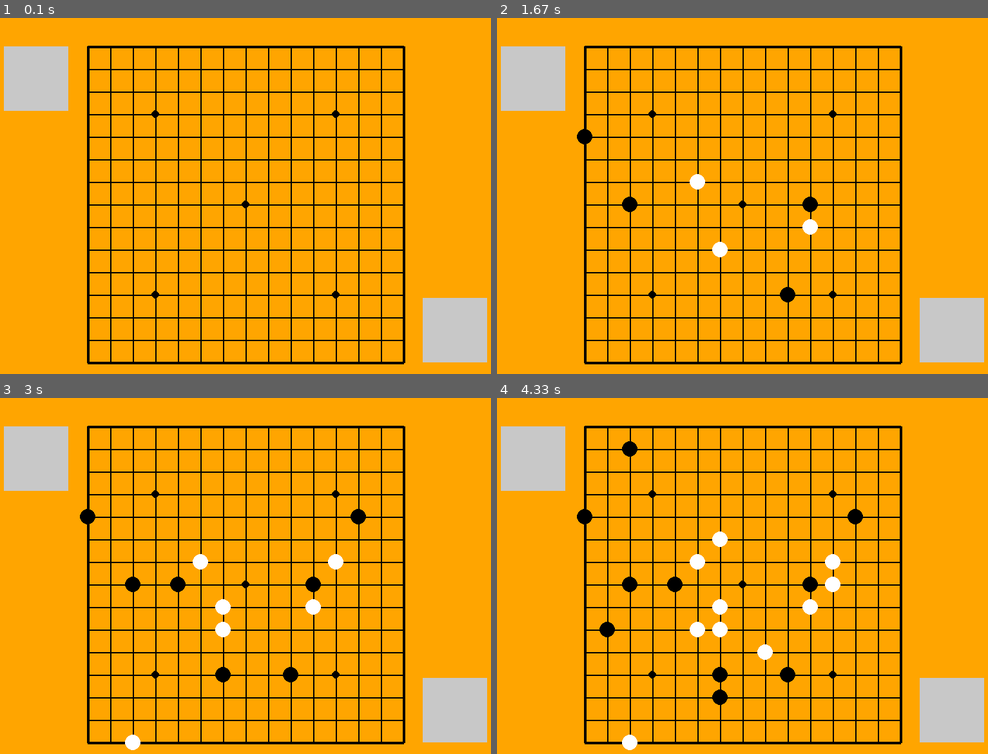
Above: before the commit, frames 1-4 (two rows, left to right).
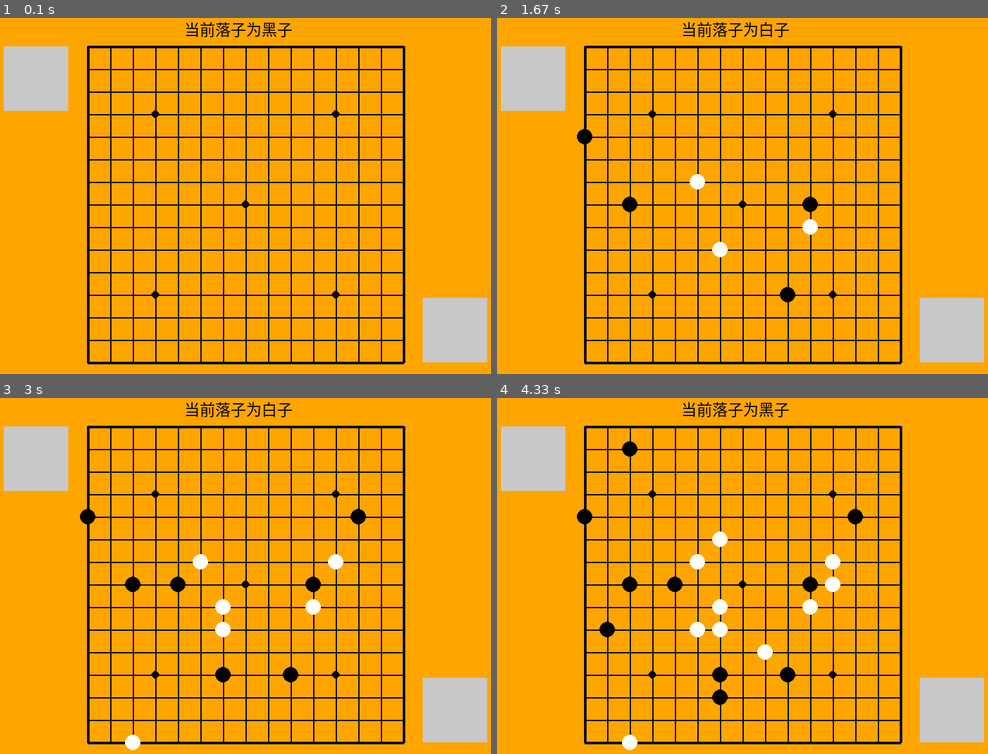
Above: after the commit, the same moments.

Repository: seancheng33/PygameProject
Game: pygame game, started from gobang/gobang.py
Two runs of this game, one before a commit and one after it. Both use one fixed random seed, a clock stepped at 60 frames per second and the inputs below.
Inputs (mouse positions are in pixels of both pictures, inside the frame that each line leads up to):
- Up to frame 1 (0.1 s): no input
- Up to frame 2 (1.67 s): press the mouse at (619, 206) at 0.37 s; move the mouse to (708, 249) at 0.47 s; release the mouse at (796, 288) at 0.6 s; click (796, 231) at 0.72 s; press the mouse at (796, 231) at 1.03 s; move the mouse to (801, 210) at 1.13 s; release the mouse at (811, 192) at 1.27 s; press the mouse at (796, 231) at 1.37 s; move the mouse to (693, 185) at 1.47 s; release the mouse at (590, 142) at 1.6 s
- Up to frame 3 (3 s): press the mouse at (299, 611) at 1.7 s; move the mouse to (328, 565) at 1.8 s; release the mouse at (358, 515) at 1.93 s; press the mouse at (299, 611) at 2.03 s; move the mouse to (211, 600) at 2.13 s; release the mouse at (127, 586) at 2.27 s; press the mouse at (299, 611) at 2.37 s; move the mouse to (211, 672) at 2.47 s; release the mouse at (127, 729) at 2.6 s; press the mouse at (299, 611) at 2.7 s; move the mouse to (181, 579) at 2.8 s; release the mouse at (58, 543) at 2.93 s
- Up to frame 4 (4.33 s): press the mouse at (796, 611) at 3.03 s; move the mouse to (703, 615) at 3.13 s; release the mouse at (609, 622) at 3.27 s; press the mouse at (796, 611) at 3.37 s; move the mouse to (757, 657) at 3.47 s; release the mouse at (713, 704) at 3.6 s; press the mouse at (796, 611) at 3.7 s; move the mouse to (713, 526) at 3.8 s; release the mouse at (629, 440) at 3.93 s; press the mouse at (796, 611) at 4.03 s; move the mouse to (816, 600) at 4.13 s; release the mouse at (835, 590) at 4.27 s

The runs differ from the first frame. In frame 1, 0.3% of the frame differs, in the area x 37-60%, y 1-6%; in frame 2, 0.3%; in frame 3, 0.3%; in frame 4, 0.3%.

Commit message:
添加落子提示

Diff:
--- a/gobang/gobang.py
+++ b/gobang/gobang.py
@@ -18,6 +18,8 @@
 ROW = 15
 COL = 15
 
+FONTPATH = 'c:/windows/Fonts/SimHei.ttf'
+
 
 def ai_scan(chess_array, row, col):
     # 扫描最后落子的位置开始，向8个方向查询，得到形状，然后根据这个情况判断分值。分值高则落子优先级高
@@ -26,7 +28,6 @@
     # for i in range(5):
     #     if chess_array[row + i][col] == chess:
     #         pass
-
 
     return row, col
 
@@ -67,6 +68,11 @@
     pygame.draw.rect(screen, GRAY, (670, 445, 100, 100))
 
 
+def judge():
+    # 使用递归来判断棋子是否连成一线
+    pass
+
+
 def game_win(chess_array, row, col):
     # 先获取目前下的棋子位置，然后再判断四个可能有连成一线的方向，如果有一个方向达成5颗棋子或以上的目标，就报游戏胜利。
     chess = chess_array[row][col]
@@ -76,9 +82,9 @@
     for i in range(5):
         # 需要控制下标越界的问题
         if (col + i) < 15 and chess_array[row][col + i] == chess:
-                chess_count += 1
+            chess_count += 1
         if (col - i) > -1 and chess_array[row][col - i] == chess:
-                chess_count += 1
+            chess_count += 1
         # 当线上存在5个相同的颜色的棋子时，判定为胜利
         if chess_count > 5:
             return True
@@ -124,7 +130,8 @@
     screen = pygame.display.set_mode((800, 600))
     pygame.display.set_caption('五子棋(GoBang) version 0.7 --Program by Sean Cheng')
 
-    win_font = pygame.font.Font(None, 120)
+    win_font = pygame.font.Font(FONTPATH, 120)
+    tip_font = pygame.font.Font(FONTPATH, 24)
     win_str = ''
 
     chess_array = [[0 for i in range(COL)] for j in range(ROW)]  # 存储棋子的状态
@@ -165,7 +172,7 @@
             if press == 1:
                 # row和col必须是在0~14之间，不然就会报列表越界异常。
                 if not iswin and -1 < row < 15 and -1 < col < 15 and chess_array[row][col] == 0:
-                    if isblack :
+                    if isblack:
                         # 设定黑子在数组中的数值为1
                         chess_array[row][col] = 1
                         if game_win(chess_array, row, col):
@@ -180,7 +187,6 @@
                             iswin = True
                         isblack = True
 
-
         # if not iswin and not isblack:
         #     x, y = ai_scan(chess_array, row, col)
         #     # 设定白子在数组中的数值为2
@@ -197,6 +203,12 @@
             winstrRect.center = 400, 300
             screen.blit(winstr, winstrRect)
 
+        if isblack:
+            tip_str = tip_font.render('当前落子为黑子', True, BLACK)
+        else:
+            tip_str = tip_font.render('当前落子为白子', True, BLACK)
+        screen.blit(tip_str, (300, 10))
+
         pygame.time.Clock().tick(150)
         pygame.display.update()
 
